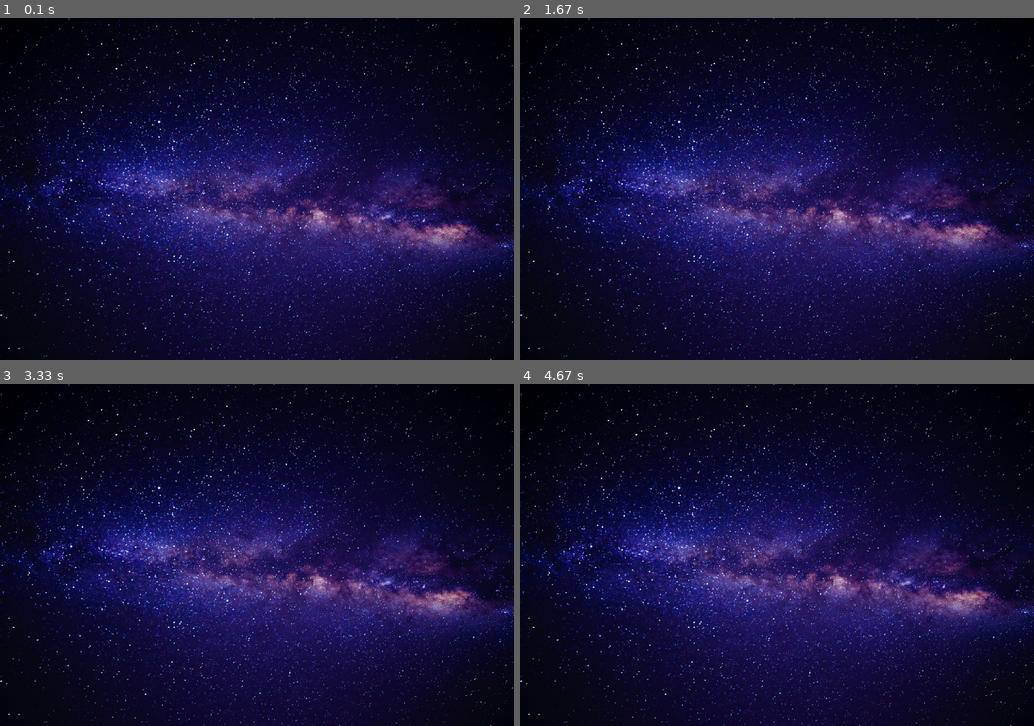
Above: before the commit, frames 1-4 (two rows, left to right).
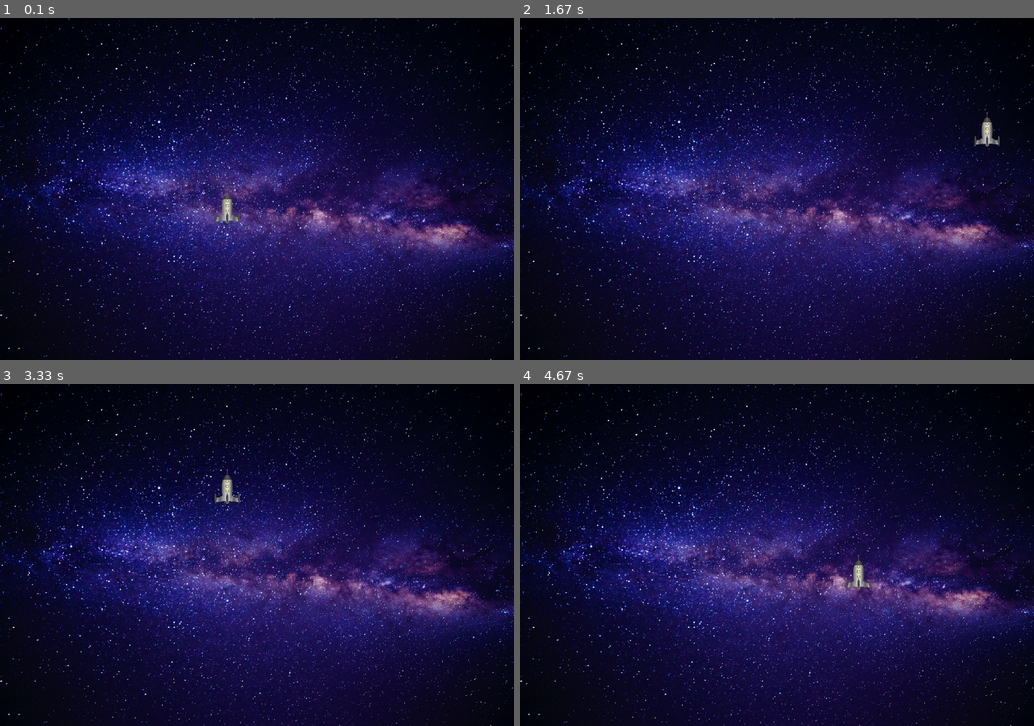
Above: after the commit, the same moments.

Repository: Pavel-Bylkov/shuter_pygame
Game: pygame game, started from main.py
Same seed, same stepped clock (60 frames per second), same inputs: the game is played once before the commit and once after it.
Inputs:
- Up to frame 1 (0.1 s): no input
- Up to frame 2 (1.67 s): hold D 0.33-0.8 s; hold W 0.83-1.13 s; hold D 1.17-1.63 s
- Up to frame 3 (3.33 s): hold A 1.67-2.2 s; hold S 2.23-2.53 s; hold A 2.57-2.97 s; hold W from 3 s (still down)
- Up to frame 4 (4.67 s): release W at 3.37 s; hold D 3.4-4.03 s; hold S 4.07-4.43 s; hold A from 4.47 s (still down)

The runs differ from the first frame. In frame 1, 0.2% of the frame differs, in the area x 41-47%, y 50-60%; in frame 2, 0.2%, in the area x 88-94%, y 27-38%; in frame 3, 0.2%; in frame 4, 0.2%.

Commit message:
add class hero

Diff:
--- a/main.py
+++ b/main.py
@@ -2,6 +2,28 @@
 
 # нам нужны такие картинки:
 img_back = "galaxy.jpg"  # фон игры
+img_hero = "rocket.png"  # герой
+
+
+class Hero:
+    def __init__(self):
+        self.x = 500
+        self.y = 400
+        self.image = pg.transform.scale(pg.image.load(img_hero), (60, 80))
+
+    def update(self):
+        keys = pg.key.get_pressed()
+        if keys[pg.K_w]:
+            self.y -= 10
+        if keys[pg.K_s]:
+            self.y += 10
+        if keys[pg.K_a]:
+            self.x -= 10
+        if keys[pg.K_d]:
+            self.x += 10
+
+    def reset(self, win):
+        win.blit(self.image, (self.x, self.y))
 
 # запускаем инициализацию pygame - настройка на наше железо
 pg.init()
@@ -12,6 +34,10 @@
 window = pg.display.set_mode((win_width, win_height))
 back_img = pg.image.load(img_back)  # конвертация любого формата изображений в формат pygame
 background = pg.transform.scale(back_img, (win_width, win_height))
+
+# создаем спрайты
+hero = Hero()
+
 
 # переменная "игра закончилась": как только там True,
 # в основном цикле перестают работать спрайты
@@ -25,10 +51,22 @@
     for e in pg.event.get():
         if e.type == pg.QUIT:
             run = False
+        # if e.type == pg.KEYDOWN:
+        #     if e.key == pg.K_w:
+        #         hero_y -= 10
+        #     if e.key == pg.K_s:
+        #         hero_y += 10
+        #     if e.key == pg.K_a:
+        #         hero_x -= 10
+        #     if e.key == pg.K_d:
+        #         hero_x += 10
 
     if not finish:
         # обновляем фон
         window.blit(background, (0, 0))
+
+        hero.update()
+        hero.reset(window)
 
         pg.display.update()
 
